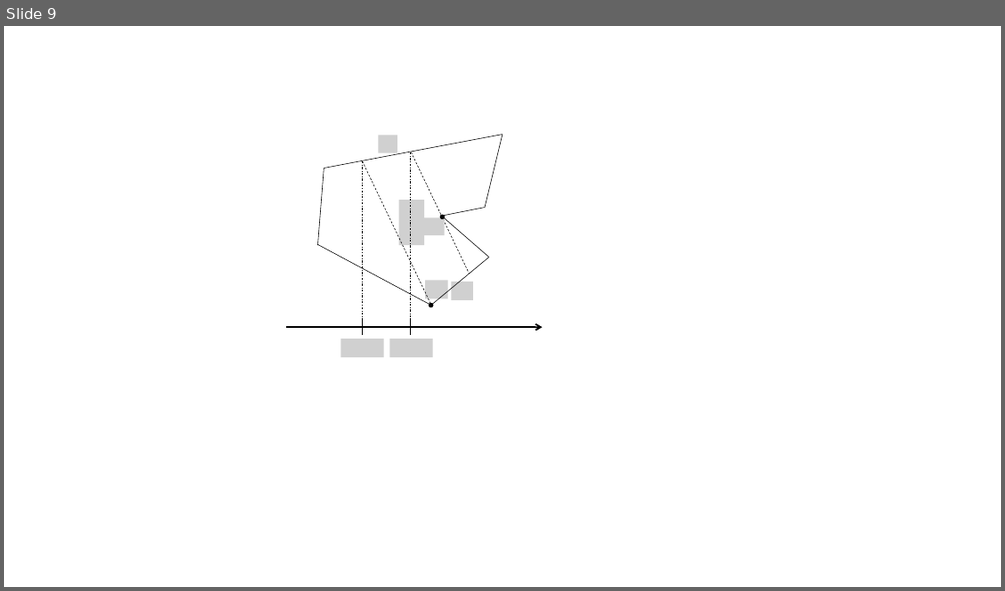
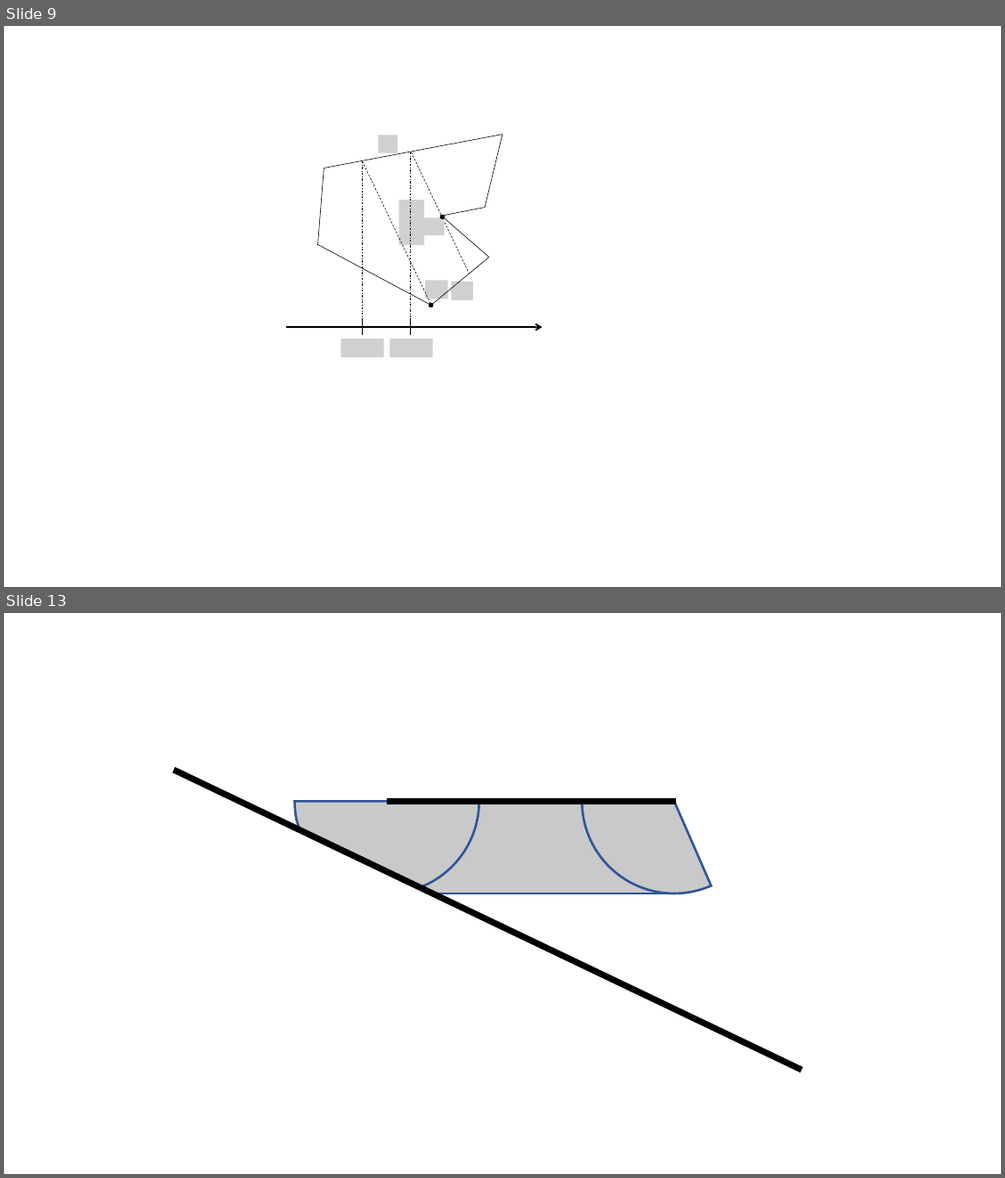
Before and after one commit to barakugav/FDML, a slide deck: figures.pptx. Shown one above the other, each under a label of ours: slide 9 before the commit, slides 9 and 13 after it; the slides between them are not shown. The pictures are 1005x591 and 1005x1178 pixels, drawn with LibreOffice and Linux fonts; fonts in the diff are those of the drawing; grey boxes stand for pictures; background and template pictures are left out. Boxes give left, top, right and bottom in pixels: in the first picture for what was removed or moved away, otherwise in the second. Text is boxed around its words. In the diff, an @@ line names an element or a change of style, - is before the commit and + after.

```diff
--- a/figures.pptx
+++ b/figures.pptx
@@ slide 13 added at (4,613,1001,1174), background #FFFFFF @@
@@ pie slice (boxed as its full ellipse) added at (582,709,767,893), fill #C9C9C9, outline #2F5597 2.25 pt @@
@@ line added from (174, 770) to (802, 1070), #000000 6 pt @@
@@ freeform shape added at (295,802,479,888), fill #C9C9C9, outline #2F5597 2.25 pt @@
@@ freeform shape added at (387,802,676,893), fill #C9C9C9 @@
@@ line added from (387, 802) to (676, 802), #000000 6 pt @@
@@ line added from (429, 893) to (676, 893), #2F5597 2.25 pt @@
```
Also in this commit, not shown: 8 other slides added, 1 other file.
